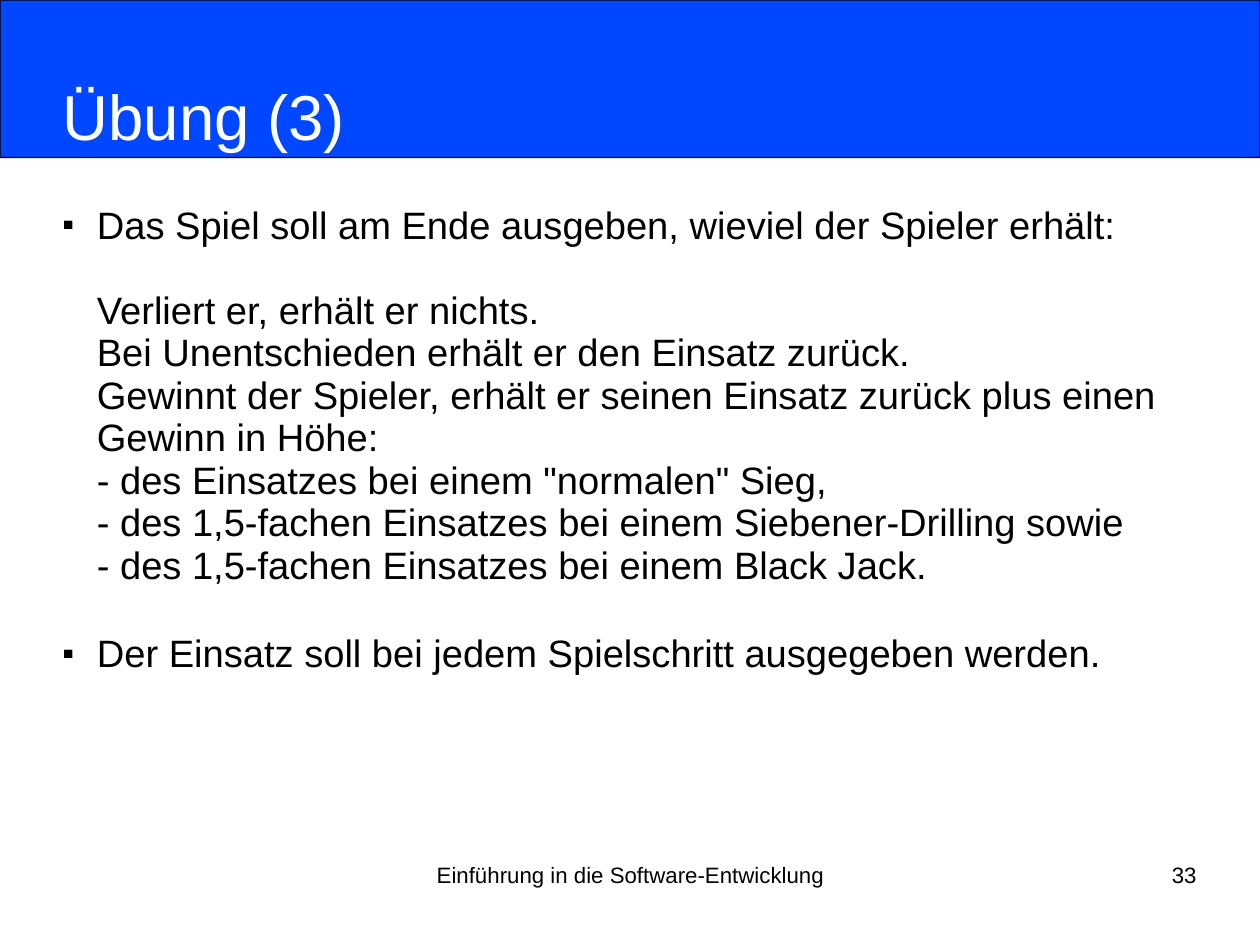
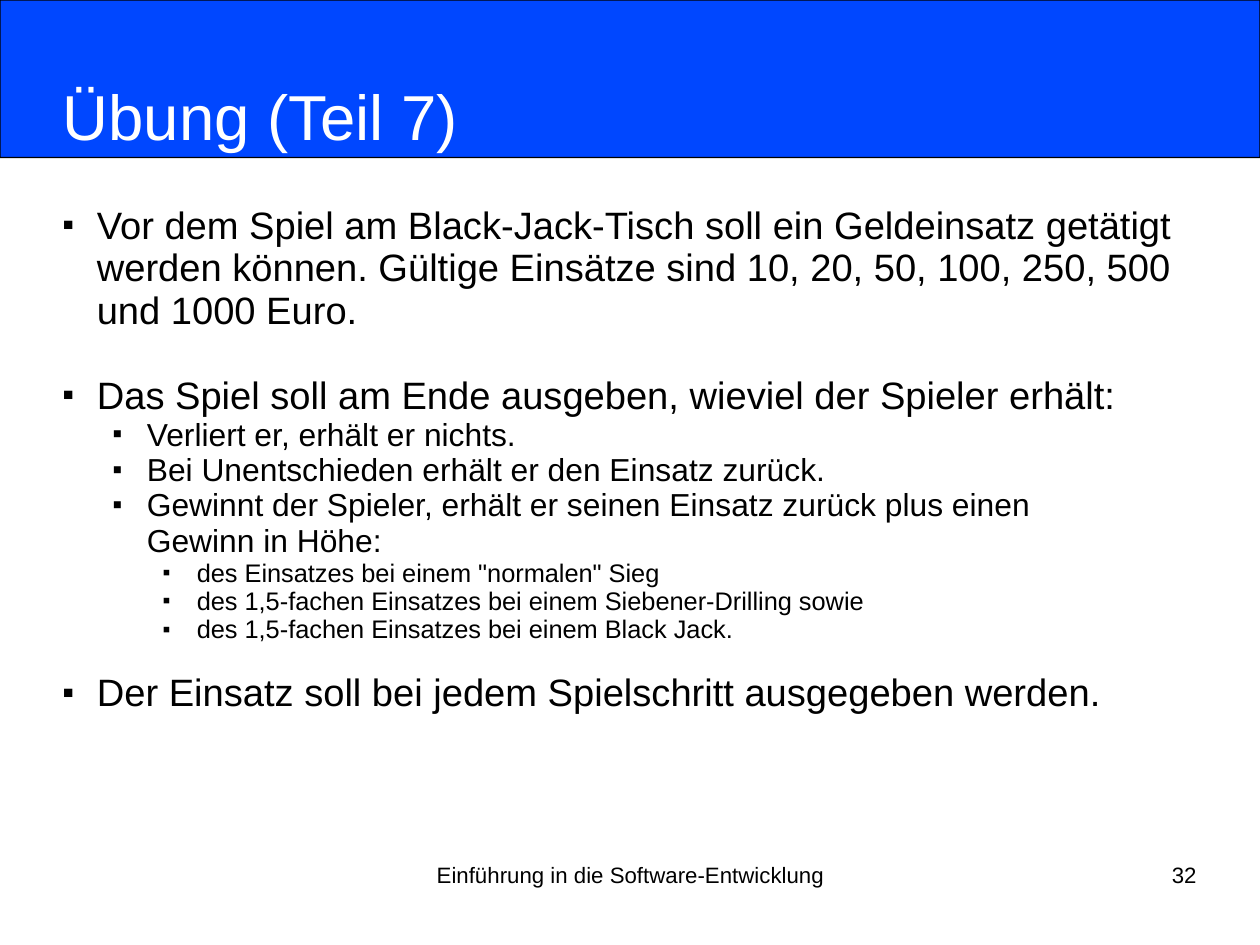
Before and after one commit to nordakademie-einfuehrung-java/vorlesungsskript, a slide deck: slide 32 of folien/Semester_04_Termin_01_Kapitel09.pptx (slide 33 before the commit). Drawn at 1260x945 pixels with LibreOffice and Linux fonts; fonts in the diff are those of the drawing. Boxes give left, top, right and bottom in pixels: in the first picture for what was removed or moved away, otherwise in the second. Text is boxed around its words. In the diff, an @@ line names an element or a change of style, - is before the commit and + after.

```diff
--- a/folien/Semester_04_Termin_01_Kapitel09.pptx
+++ b/folien/Semester_04_Termin_01_Kapitel09.pptx
@@ title at [63,90,457,152]: text changed @@
-Übung (3)
+Übung (Teil 7)
@@ subtitle at [97,211,1171,642]: text changed @@
-■ Das Spiel soll am Ende ausgeben, wieviel der Spieler erhält:
-  Verliert er, erhält er nichts.
-  Bei Unentschieden erhält er den Einsatz zurück.
-  Gewinnt der Spieler, erhält er seinen Einsatz zurück plus einen
-  Gewinn in Höhe:
-  - des Einsatzes bei einem "normalen" Sieg,
-  - des 1,5-fachen Einsatzes bei einem Siebener-Drilling sowie
-  - des 1,5-fachen Einsatzes bei einem Black Jack.
+■ Vor dem Spiel am Black-Jack-Tisch soll ein Geldeinsatz getätigt
+  werden können. Gültige Einsätze sind 10, 20, 50, 100, 250, 500
+  und 1000 Euro.
+■ Das Spiel soll am Ende ausgeben, wieviel der Spieler erhält:
+  ■ Verliert er, erhält er nichts.
+  ■ Bei Unentschieden erhält er den Einsatz zurück.
+  ■ Gewinnt der Spieler, erhält er seinen Einsatz zurück plus einen
+    Gewinn in Höhe:
+    ■ des Einsatzes bei einem "normalen" Sieg
+    ■ des 1,5-fachen Einsatzes bei einem Siebener-Drilling sowie
+    ■ des 1,5-fachen Einsatzes bei einem Black Jack.
@@ page number at [1172,867,1197,884]: text changed @@
-33
+32
```
Also in this commit, not shown: 10 other slides changed, 2 slides removed, 4 other files.
